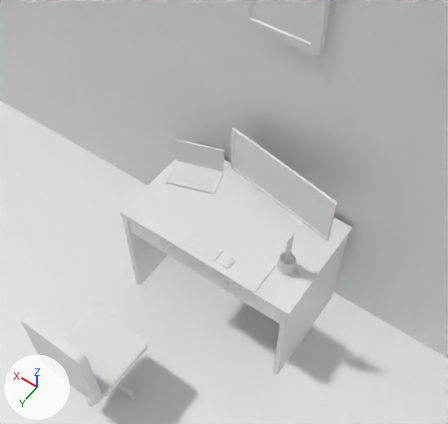
Before and after pictures for a commit that changed the glTF model static/room.glb.
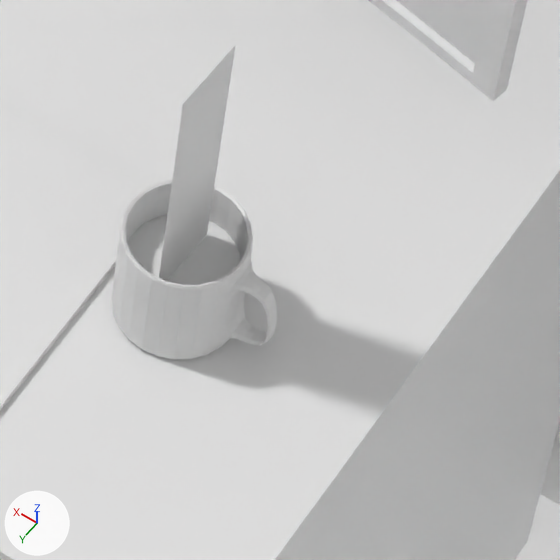
The first picture shows the older version from a 50 mm camera at (-3.16, -0.702, 4.228) aimed at (-1.573, -2.923, 0.738). The close-ups show both versions on the part from 59% to 75% of the width and 54% to 71% of the height of that picture. The lights are fixed; the arrows at lower left show +X, +Y and +Z. Where no turn or scale is listed for an object, it has been applied to the vertices.

Before the edit, the objects in view are built like this:
```python
me_cube_005 = bpy.data.meshes.new('Cube.005')
me_cube_005.from_pydata(...)  # 16896 vertices, 34051 faces; spans x -0.551..0.452, y -0.306..0.106, z -0.014..0.007
me_cylinder = bpy.data.meshes.new('Cylinder')
me_cylinder.from_pydata(...)  # 1052 vertices, 2046 faces; spans x -0.103..0.062, y -0.062..0.062, z -0.065..0.064
me_plane_001 = bpy.data.meshes.new('Plane.001')
me_plane_001.from_pydata(...)  # 529 vertices, 968 faces; spans x -1.01..0.99, y -0.49..0.15, z 0.0
ob_coffesteam = bpy.data.objects.new('coffeSteam', me_plane_001)
ob_coffesteam.location = (-2.0737, -3.0144, 0.4871)
ob_coffesteam.rotation_euler = (-1.571, 0.0, 1.526)  # degrees (-90, 0, 87)
ob_coffesteam.scale = (0.0416, 0.484, 0.929)
ob_keyboard = bpy.data.objects.new('keyboard', me_cube_005)
ob_keyboard.location = (-1.449, -2.803, 0.3543)
ob_mog = bpy.data.objects.new('mog', me_cylinder)
ob_mog.location = (-2.0732, -3.0168, 0.4053)
# also in view: 'Cube.001' at (0.013, -1.02, 0.594); 'Cube.008' at (-1.549, 0.153, 0.235); 'Cube.028' at (0.013, -3.759, 1.174)
```
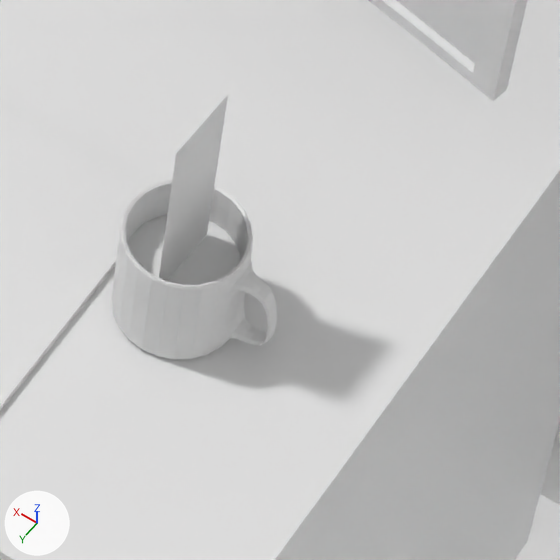
Where the change shows, as pixel boxes [x1, y1, x2, y2] in the close-ups (560 x 560 px):
'coffeSteam', moved, rescaled (9% narrower, 21% shorter): before [159, 46, 235, 281]; after [159, 95, 228, 281]

Patch to the scene script:
```diff
--- a/static/room.glb.py
+++ b/static/room.glb.py
@@ ob_coffesteam @@
 ob_coffesteam = bpy.data.objects.new('coffeSteam', me_plane_001)
-ob_coffesteam.location = (-2.0737, -3.0144, 0.4871)
+ob_coffesteam.location = (-2.0737, -3.0144, 0.4675)
 ob_coffesteam.rotation_euler = (-1.571, 0.0, 1.526)  # degrees (-90, 0, 87)
-ob_coffesteam.scale = (0.0416, 0.484, 0.929)
+ob_coffesteam.scale = (0.0416, 0.367, 0.929)
```
